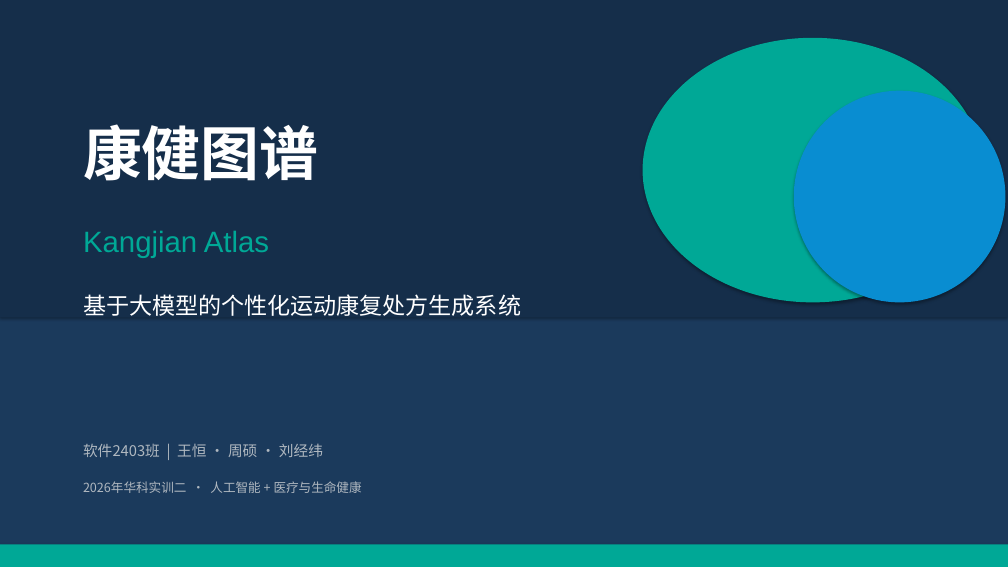
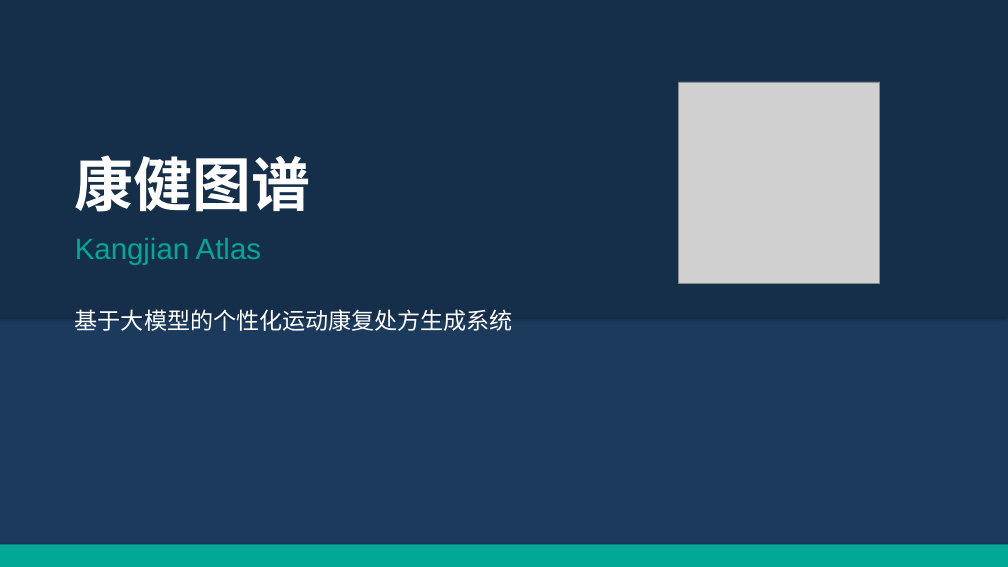
Before and after one commit to beadeepr/Kangjian-Atlas-LLM-Powered-Personalized-Exercise-Rehabilitation-Prescription-System, a slide deck: slide 1 of 康健图谱_演示PPT.pptx. Drawn at 1008x567 pixels with LibreOffice and Linux fonts; fonts in the diff are those of the drawing; grey boxes stand for pictures. Boxes give left, top, right and bottom in pixels: in the first picture for what was removed or moved away, otherwise in the second. Text is boxed around its words. In the diff, an @@ line names an element or a change of style, - is before the commit and + after.

```diff
--- a/康健图谱_演示PPT.pptx
+++ b/康健图谱_演示PPT.pptx
@@ ellipse removed at bbox=[643, 38, 983, 302] @@
@@ picture added at bbox=[678, 82, 880, 284] @@
@@ ellipse removed at bbox=[794, 91, 1006, 302] @@
@@ text "康健图谱": place and size @@
-text "康健图谱" at bbox=[83, 124, 318, 181]
+text "康健图谱" at bbox=[75, 155, 310, 212]
@@ text "Kangjian Atlas": place and size @@
-text "Kangjian Atlas" at bbox=[83, 231, 269, 258]
+text "Kangjian Atlas" at bbox=[75, 238, 261, 265]
@@ text "基于大模型的个性化运动康复处方生成系统": place and size @@
-text "基于大模型的个性化运动康复处方生成系统" at bbox=[83, 294, 521, 316]
+text "基于大模型的个性化运动康复处方生成系统" at bbox=[75, 309, 513, 331]
@@ text removed at bbox=[83, 444, 323, 457] @@
-软件2403班 | 王恒 · 周硕 · 刘经纬
@@ text removed at bbox=[83, 481, 362, 493] @@
-2026年华科实训二 · 人工智能 + 医疗与生命健康
```
Also in this commit, not shown: 21 other slides changed, 1 slide removed.
